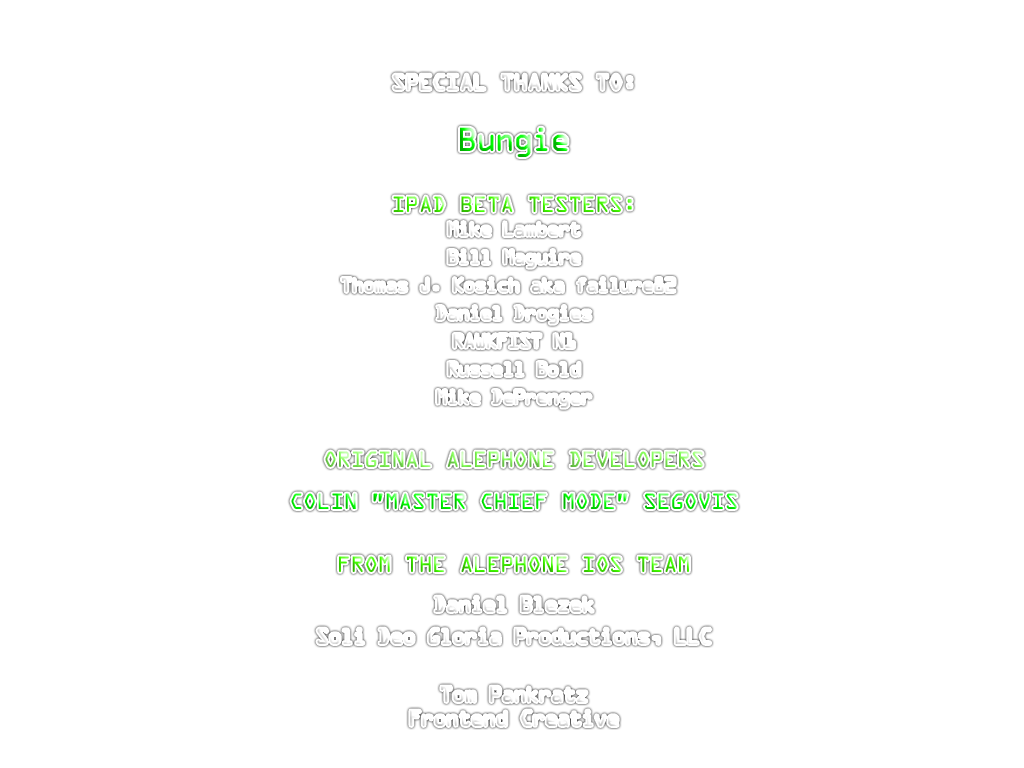
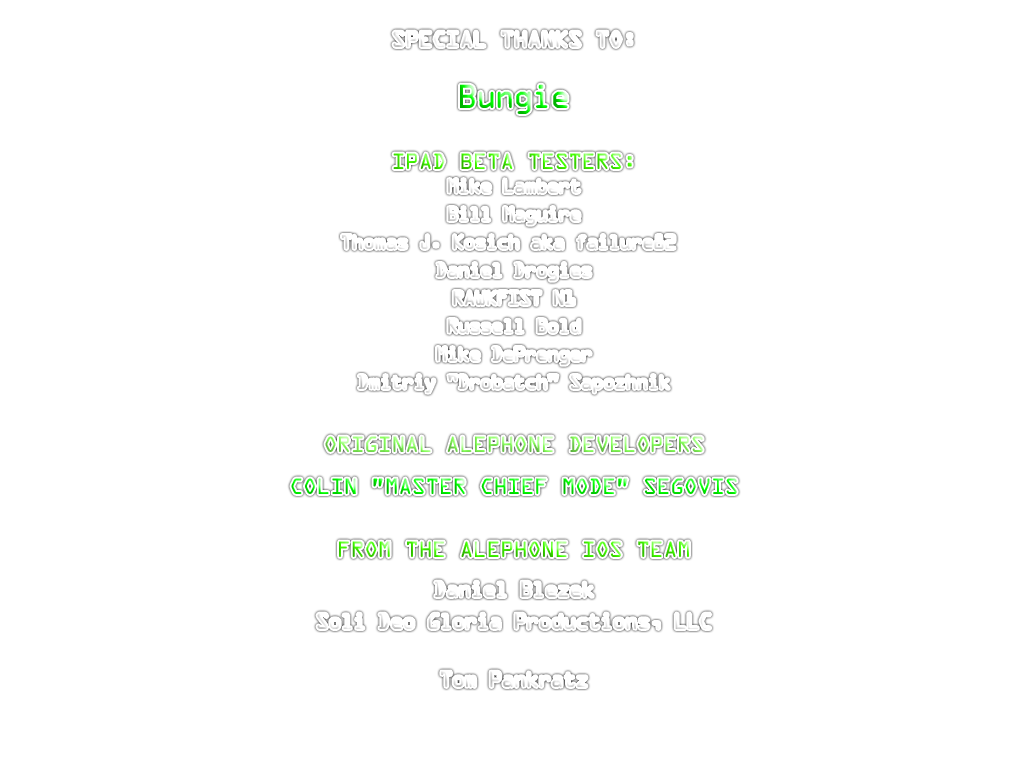
Comparing the layer stacks of the two (1024, 768) images. Changes:
painted on "Special Thanks to: Bungie iPad Beta Testers: Mike Lambert Bil" over [291, 31, 737, 726]
